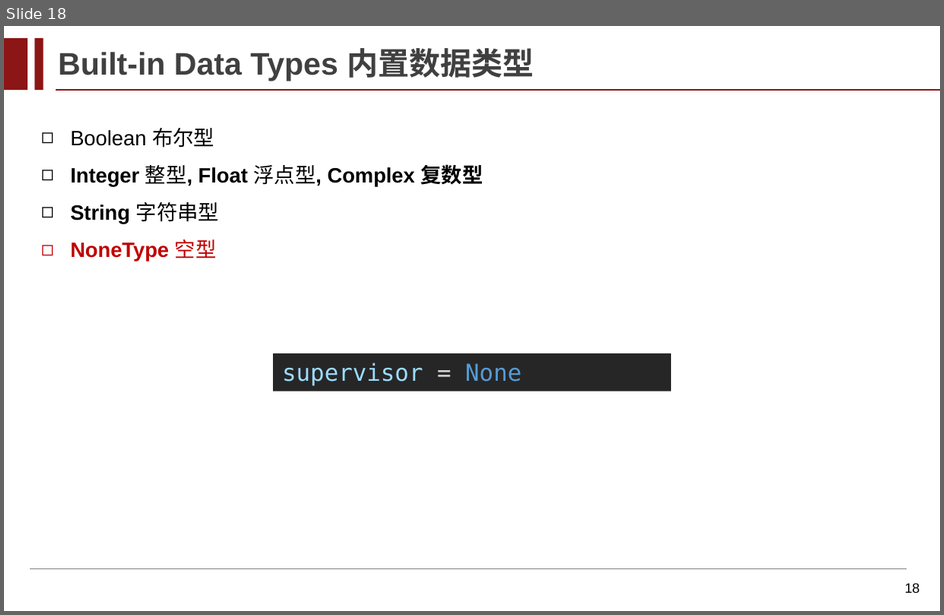
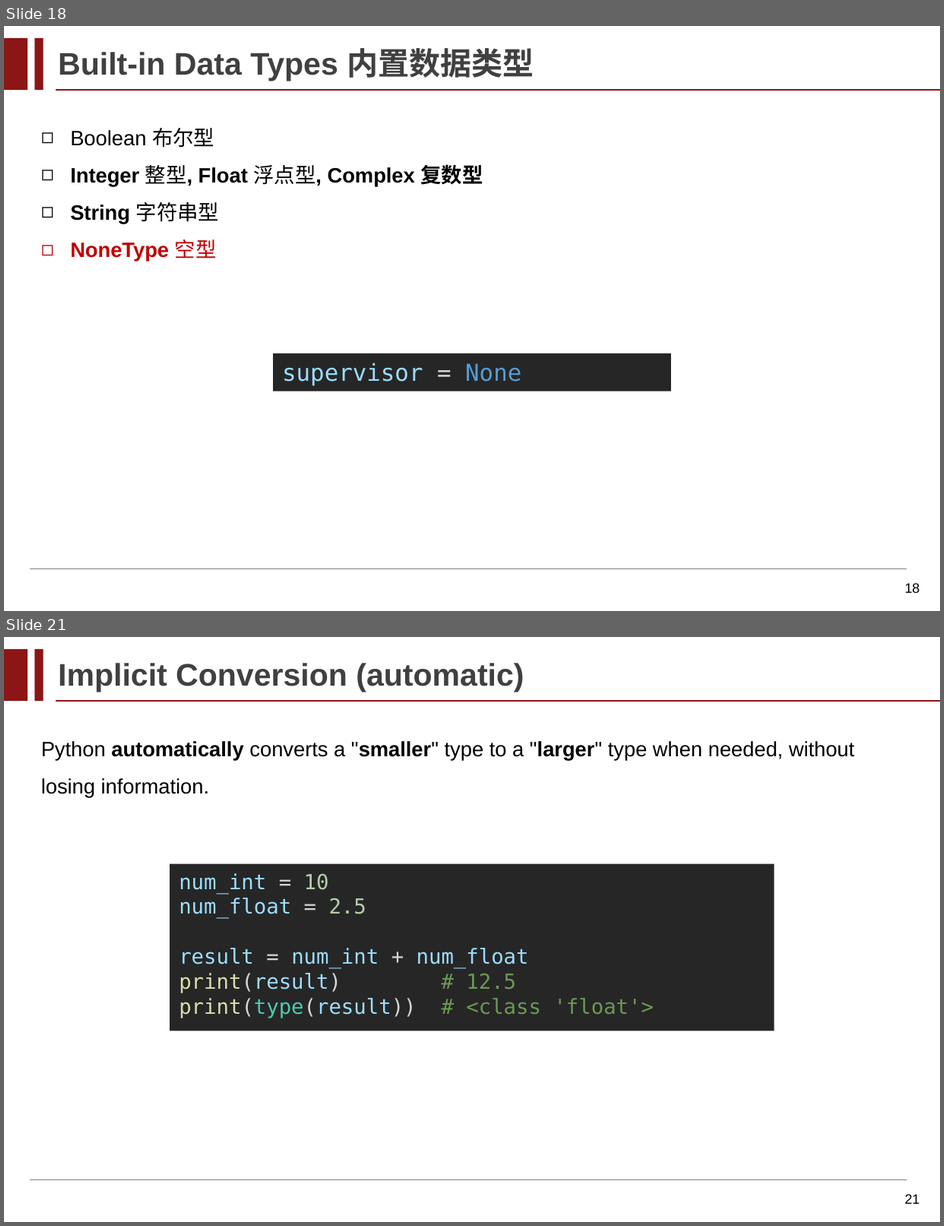
Before and after one commit to Peng-shhe/Advanced-Programming, a slide deck: 课件/Lecture_03_Data_Types_and_Expression.pptx. Shown one above the other, each under a label of ours: slide 18 before the commit, slides 18 and 21 after it; the slides between them are not shown. The pictures are 944x615 and 944x1226 pixels, drawn with LibreOffice and Linux fonts; fonts in the diff are those of the drawing; background and template pictures are left out. Boxes give left, top, right and bottom in pixels: in the first picture for what was removed or moved away, otherwise in the second. Text is boxed around its words. In the diff, an @@ line names an element or a change of style, - is before the commit and + after.

```diff
--- a/课件/Lecture_03_Data_Types_and_Expression.pptx
+++ b/课件/Lecture_03_Data_Types_and_Expression.pptx
@@ slide 21 added at (4,637,940,1222), background #FFFFFF; not listed: 4 template elements that a slide beside it also shows @@
@@ text added at (58,663,524,692), 24 pt, text #404040, bold @@
+Implicit Conversion (automatic)
@@ text added at (41,741,854,798), 16 pt, text #000000 @@
+Python automatically converts a "smaller" type to a "larger" type when needed, without losing information.
@@ rectangle added at (170,863,775,1030), fill #262626, 16 pt, text #9CDCFE @@
+num_int = 10
+num_float = 2.5
+result = num_int + num_float
+print(result) # 12.5
+print(type(result)) # <class 'float'>
@@ rectangle added at (642,1136,804,1173), fill #FFFFFF, outline #FFFFFF 2 pt @@
@@ page number added at (905,1194,921,1204), 10.5 pt, text #000000 @@
+21
```
Also in this commit, not shown: 6 slides changed, 15 other slides added, 3 other files.
